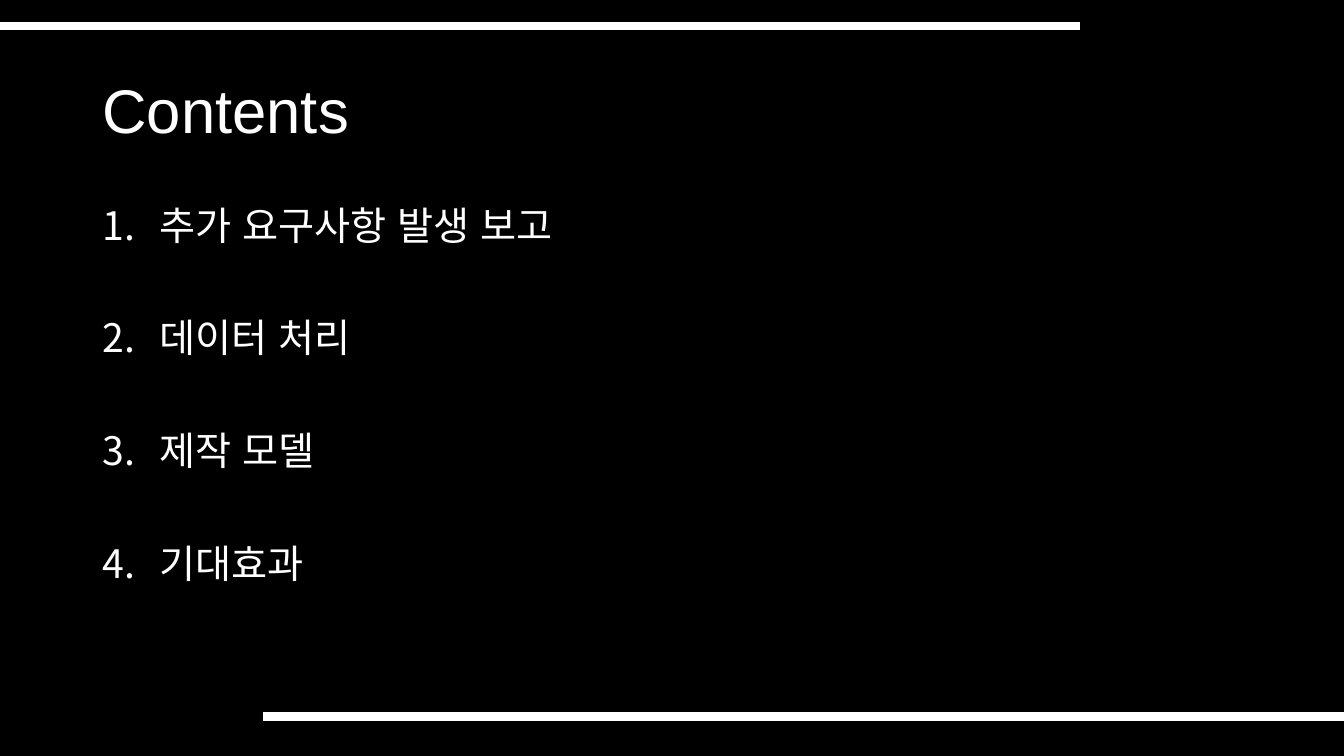
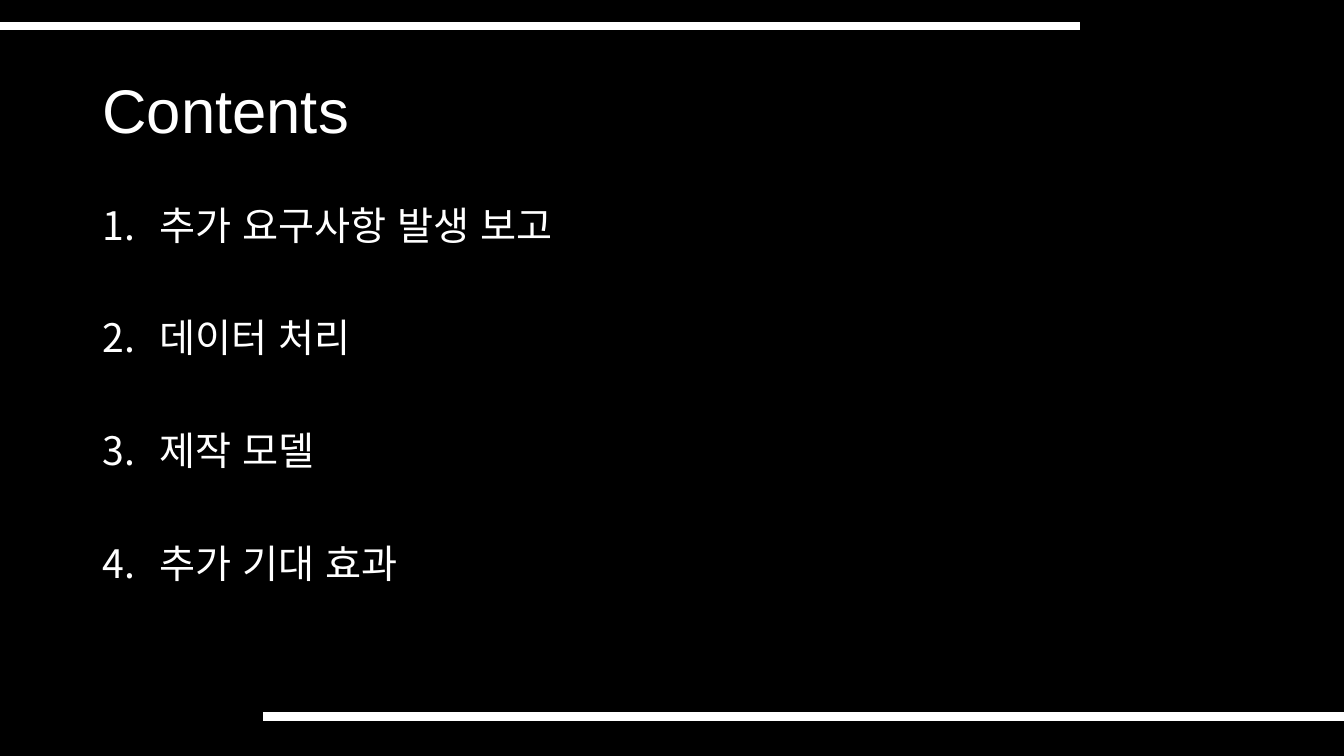
Before and after one commit to SeungHwanK/Team-K_5, a slide deck: slide 3 of 2. 김종욱 교수님 미팅 준비 자료/Subjects.pptx. Drawn at 1344x756 pixels with LibreOffice and Linux fonts; fonts in the diff are those of the drawing. Boxes give left, top, right and bottom in pixels: in the first picture for what was removed or moved away, otherwise in the second. Text is boxed around its words. In the diff, an @@ line names an element or a change of style, - is before the commit and + after.

Commit message:
[#0002-3] 김종욱 교수님 미팅 자료 작성
[2번 과제]
ppt v.1.0.0 업로드
변경사항
- 2번 항목 내용 보강
- 4번 항목 내용 추가

```diff
--- a/2. 김종욱 교수님 미팅 준비 자료/Subjects.pptx
+++ b/2. 김종욱 교수님 미팅 준비 자료/Subjects.pptx
@@ text at bbox=[159, 545, 397, 581]: text changed @@
-4. 기대효과
+4. 추가 기대 효과
```
Also in this commit, not shown: 8 other slides changed, 3 slides added, 1 slide removed.
